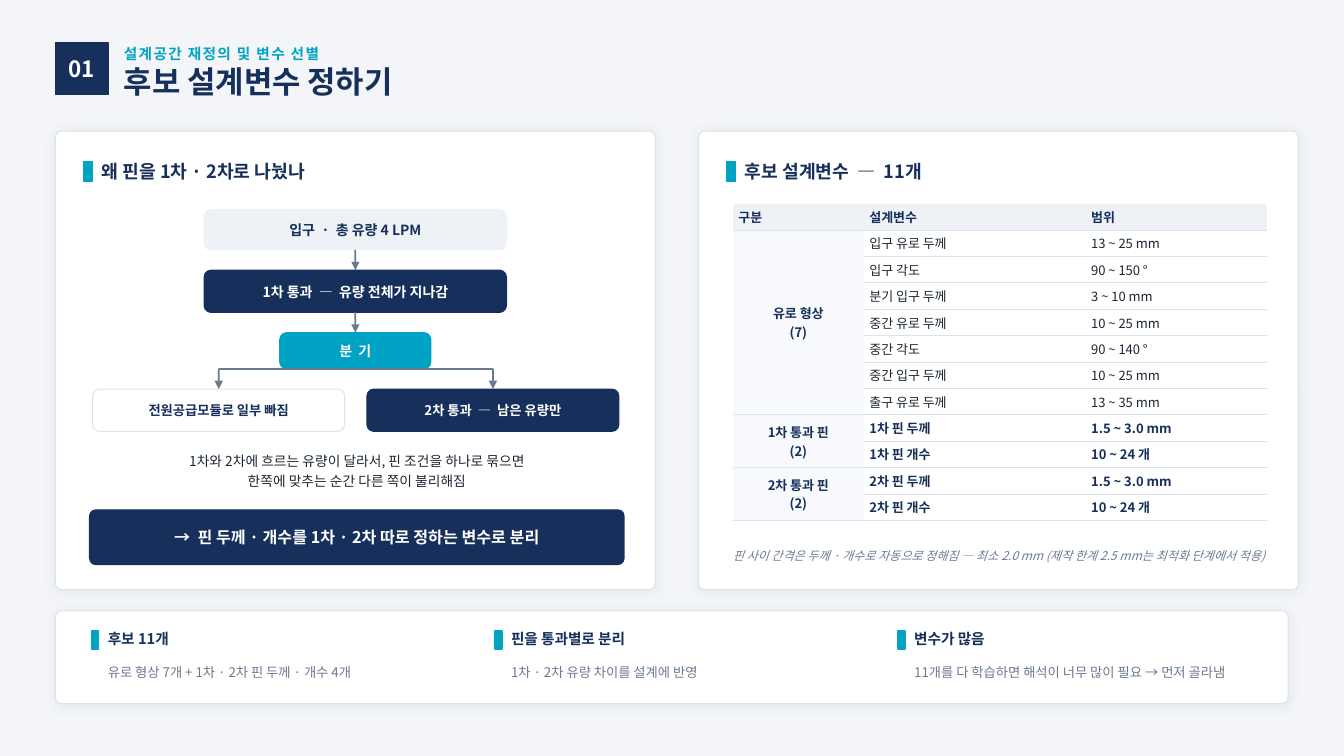
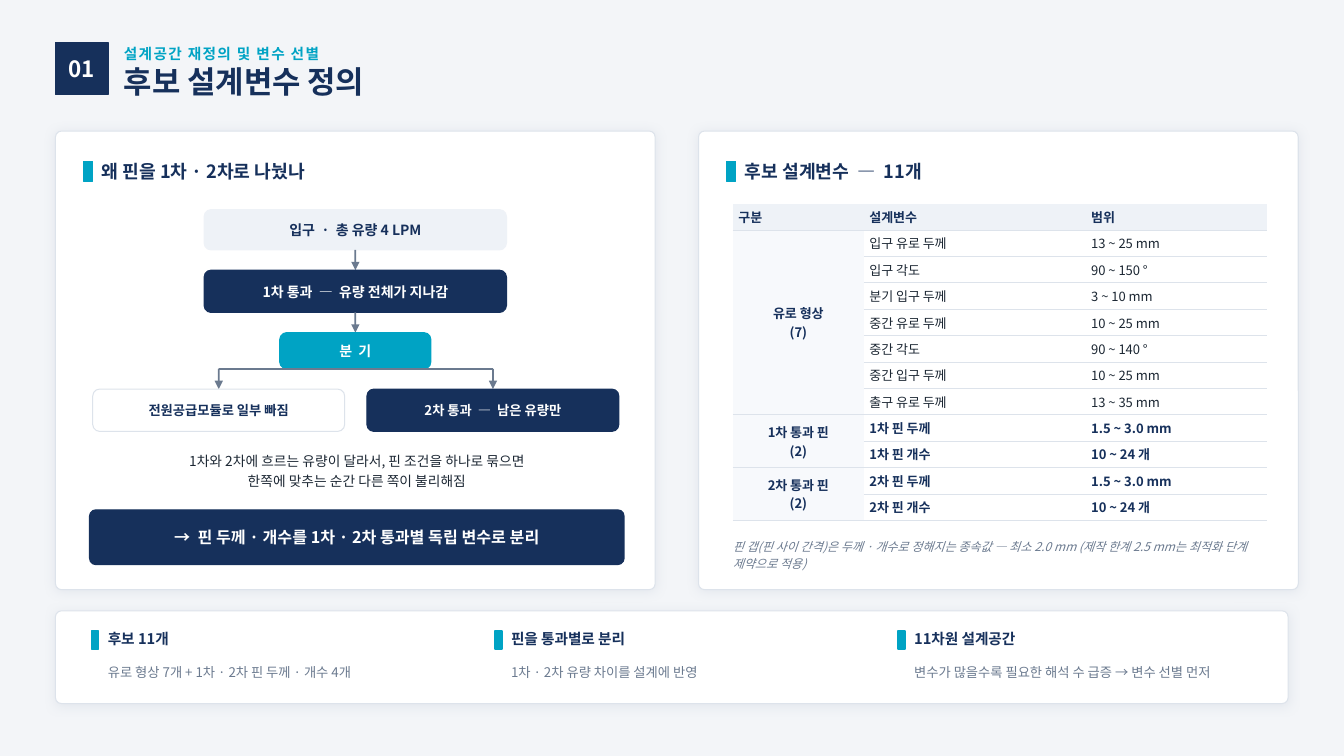
Before and after one commit to yjs9716/dddd, a slide deck: slide 4 of 2개월차_변수선별_및_대리모델구축.pptx. Drawn at 1344x756 pixels with LibreOffice and Linux fonts; fonts in the diff are those of the drawing. Boxes give left, top, right and bottom in pixels: in the first picture for what was removed or moved away, otherwise in the second. Text is boxed around its words. In the diff, an @@ line names an element or a change of style, - is before the commit and + after.

```diff
--- a/2개월차_변수선별_및_대리모델구축.pptx
+++ b/2개월차_변수선별_및_대리모델구축.pptx
@@ text at box(124, 67, 365, 96): text changed @@
-후보 설계변수 정하기
+후보 설계변수 정의
@@ text at box(198, 529, 540, 545): text changed @@
-→ 핀 두께 · 개수를 1차 · 2차 따로 정하는 변수로 분리
+→ 핀 두께 · 개수를 1차 · 2차 통과별 독립 변수로 분리
@@ text at box(733, 541, 1247, 570): text changed @@
-핀 사이 간격은 두께 · 개수로 자동으로 정해짐 — 최소 2.0 mm (제작 한계 2.5 mm는 최적화 단계에서 적용)
+핀 갭(핀 사이 간격)은 두께 · 개수로 정해지는 종속값 — 최소 2.0 mm (제작 한계 2.5 mm는 최적화 단계 제약으로 적용)
@@ text at box(914, 631, 1016, 646): text changed @@
-변수가 많음
+11차원 설계공간
@@ text at box(914, 666, 1210, 678): text changed @@
-11개를 다 학습하면 해석이 너무 많이 필요 → 먼저 골라냄
+변수가 많을수록 필요한 해석 수 급증 → 변수 선별 먼저
```
Also in this commit, not shown: 10 other slides changed, 2 other files.
